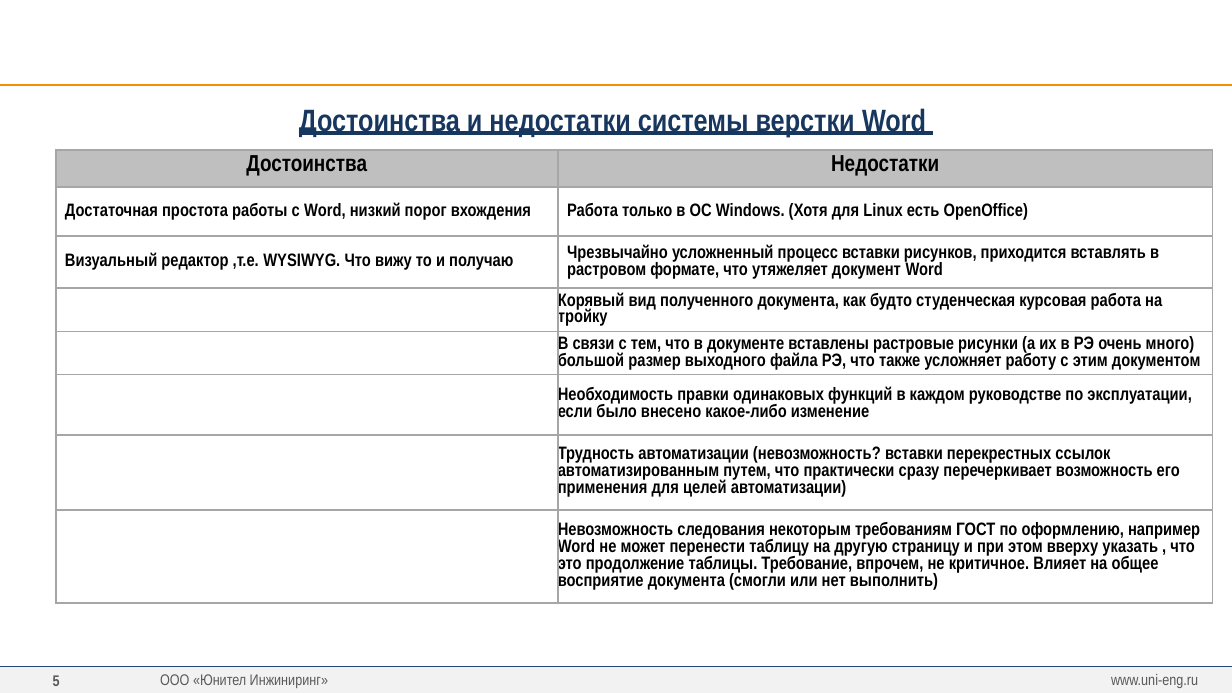
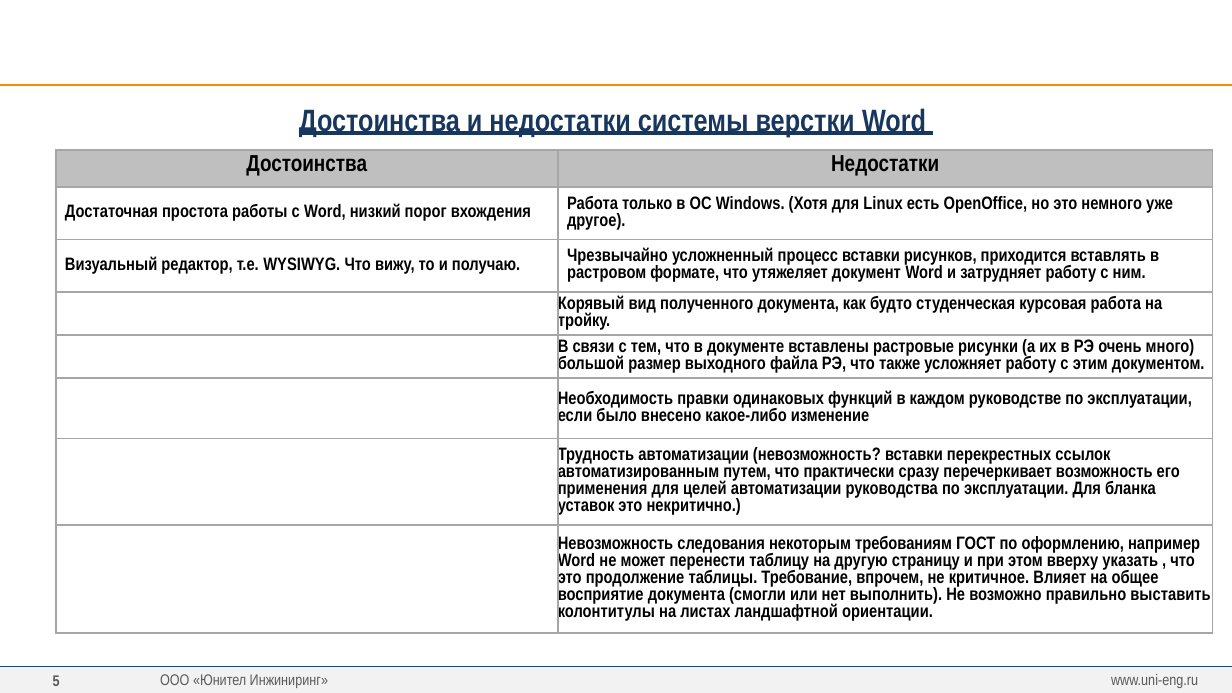
Before and after one commit to greglu1976/ProjectOmni, a slide deck: slide 5 of Презентация/Презентация Авт.ген.отчетов.pptx. Drawn at 1232x693 pixels with LibreOffice and Linux fonts; fonts in the diff are those of the drawing; background and template pictures are left out. Boxes give left, top, right and bottom in pixels: in the first picture for what was removed or moved away, otherwise in the second. Text is boxed around its words. In the diff, an @@ line names an element or a change of style, - is before the commit and + after.

```diff
--- a/Презентация/Презентация Авт.ген.отчетов.pptx
+++ b/Презентация/Презентация Авт.ген.отчетов.pptx
@@ table at [55,150,1213,632] @@
-row 2, column 2: Работа только в ОС Windows. (Хотя для Linux есть OpenOffice)
+row 2, column 2: Работа только в ОС Windows. (Хотя для Linux есть OpenOffice, но это немного уже другое).
-row 3, column 1: Визуальный редактор ,т.е. WYSIWYG. Что вижу то и получаю
+row 3, column 1: Визуальный редактор, т.е. WYSIWYG. Что вижу, то и получаю.
-row 3, column 2: Чрезвычайно усложненный процесс вставки рисунков, приходится вставлять в растровом формате, что утяжеляет документ Word
+row 3, column 2: Чрезвычайно усложненный процесс вставки рисунков, приходится вставлять в растровом формате, что утяжеляет документ Word и затрудняет работу с ним.
-row 4, column 2: Корявый вид полученного документа, как будто студенческая курсовая работа на тройку
+row 4, column 2: Корявый вид полученного документа, как будто студенческая курсовая работа на тройку.
-row 5, column 2: В связи с тем, что в документе вставлены растровые рисунки (а их в РЭ очень много) большой размер выходного файла РЭ, что также усложняет работу с этим документом
+row 5, column 2: В связи с тем, что в документе вставлены растровые рисунки (а их в РЭ очень много) большой размер выходного файла РЭ, что также усложняет работу с этим документом.
-row 7, column 2: Трудность автоматизации (невозможность? вставки перекрестных ссылок автоматизированным путем, что практически сразу перечеркивает возможность его применения для целей автоматизации)
+row 7, column 2: Трудность автоматизации (невозможность? вставки перекрестных ссылок автоматизированным путем, что практически сразу перечеркивает возможность его применения для целей автоматизации руководства по эксплуатации. Для бланка уставок это некритично.)
-row 8, column 2: Невозможность следования некоторым требованиям ГОСТ по оформлению, например Word не может перенести таблицу на другую страницу и при этом вверху указать , что это продолжение таблицы. Требование, впрочем, не критичное. Влияет на общее восприятие документа (смогли или нет выполнить)
+row 8, column 2: Невозможность следования некоторым требованиям ГОСТ по оформлению, например Word не может перенести таблицу на другую страницу и при этом вверху указать , что это продолжение таблицы. Требование, впрочем, не критичное. Влияет на общее восприятие документа (смогли или нет выполнить). Не возможно правильно выставить колонтитулы на листах ландшафтной ориентации.
```
Also in this commit, not shown: 4 other slides changed, 2 slides added, 18 slides removed, 14 other files.
